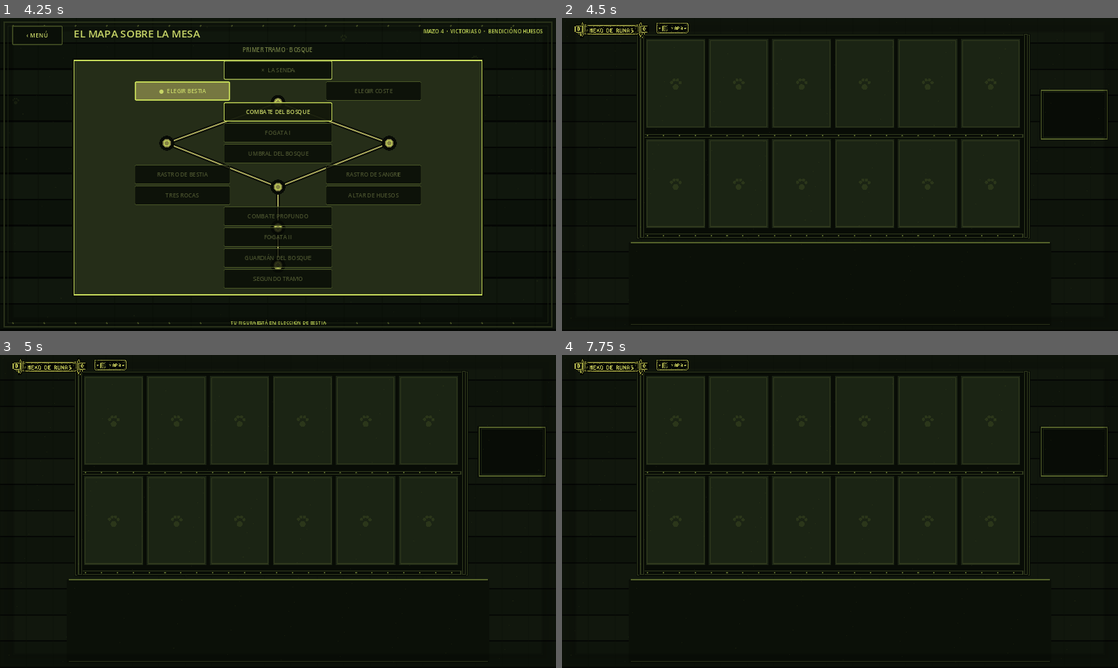
Above: before the commit, frames 1-4 (two rows, left to right).
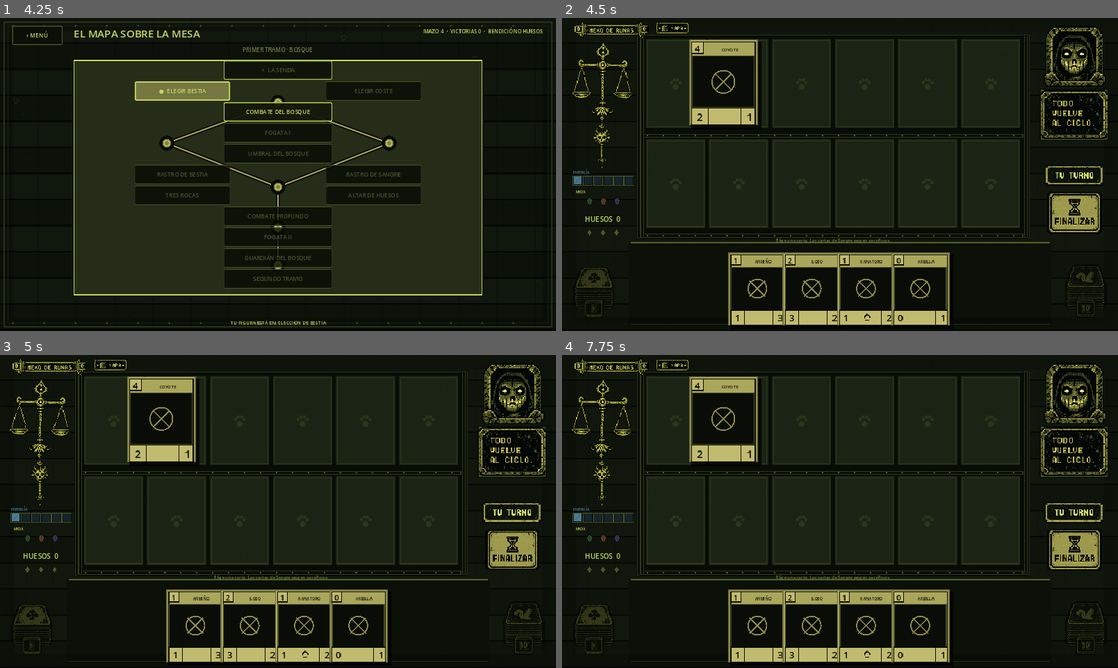
Above: after the commit, the same moments.

Repository: LoloscarPrr/Nexo-de-runas-v2
Game: Godot game, scene res://scenes/main.tscn
Two runs of this game, one before a commit and one after it. Both use one fixed random seed, a clock stepped at 60 frames per second and the inputs below.
Inputs (mouse positions are in pixels of both pictures, inside the frame that each line leads up to):
- Up to frame 1 (4.25 s): click "NUEVA PARTIDA INICIAR EL CICLO" at 0.5 s; click "‹ MENÚ" at 1.25 s; click "NUEVA PARTIDA INICIAR EL CICLO" at 2 s; click "ELEGIR BESTIA" at 2.75 s; click (166, 152) at 3.52 s
- Up to frame 2 (4.5 s): click "COMBATE DEL BOSQUE" at 4.25 s
- Up to frame 3 (5 s): no input
- Up to frame 4 (7.75 s): click (673, 364) at 5 s; click "‹ MENÚ" at 5.75 s; click "CONTINUAR VOLVER AL TABLERO" at 6.5 s; click "COMBATE DEL BOSQUE" at 7.25 s

Frame 1 is identical in both runs. In frame 2, 9.8% of the frame differs, in the area x 1-99%, y 3-99%; in frame 3, 9.8%; in frame 4, 9.8%.
Error before the commit: Invalid assignment of property or key 'pivot_ratio' with value of type 'Vector2' on a base object of type 'TextureRect (animated_sketch_sprite.gd)'. (res://scr…

Commit message:
Support custom pivots for animated sketches

Diff:
--- a/scripts/ui/mockup_hud/animated_sketch_sprite.gd
+++ b/scripts/ui/mockup_hud/animated_sketch_sprite.gd
@@ -7,6 +7,7 @@
 var sway_degrees := 0.0
 var breathe_scale := 0.0
 var pulse_glow := false
+var pivot_ratio := Vector2(0.5, 0.5)
 var target_rotation_degrees := 0.0
 var time := 0.0
 var hit_strength := 0.0
@@ -22,14 +23,18 @@
 	stretch_mode = TextureRect.STRETCH_KEEP_ASPECT_CENTERED
 	if not sketch_key.is_empty():
 		texture = SketchAtlasScript.texture_for(sketch_key)
-	pivot_offset = size * 0.5
+	pivot_offset = size * pivot_ratio
+	resized.connect(_update_pivot)
 	set_process(true)
 	call_deferred("_capture_base")
 
 func _capture_base() -> void:
 	_base_position = position
 	_base_set = true
-	pivot_offset = size * 0.5
+	_update_pivot()
+
+func _update_pivot() -> void:
+	pivot_offset = size * pivot_ratio
 
 func hit() -> void:
 	hit_strength = 1.0
